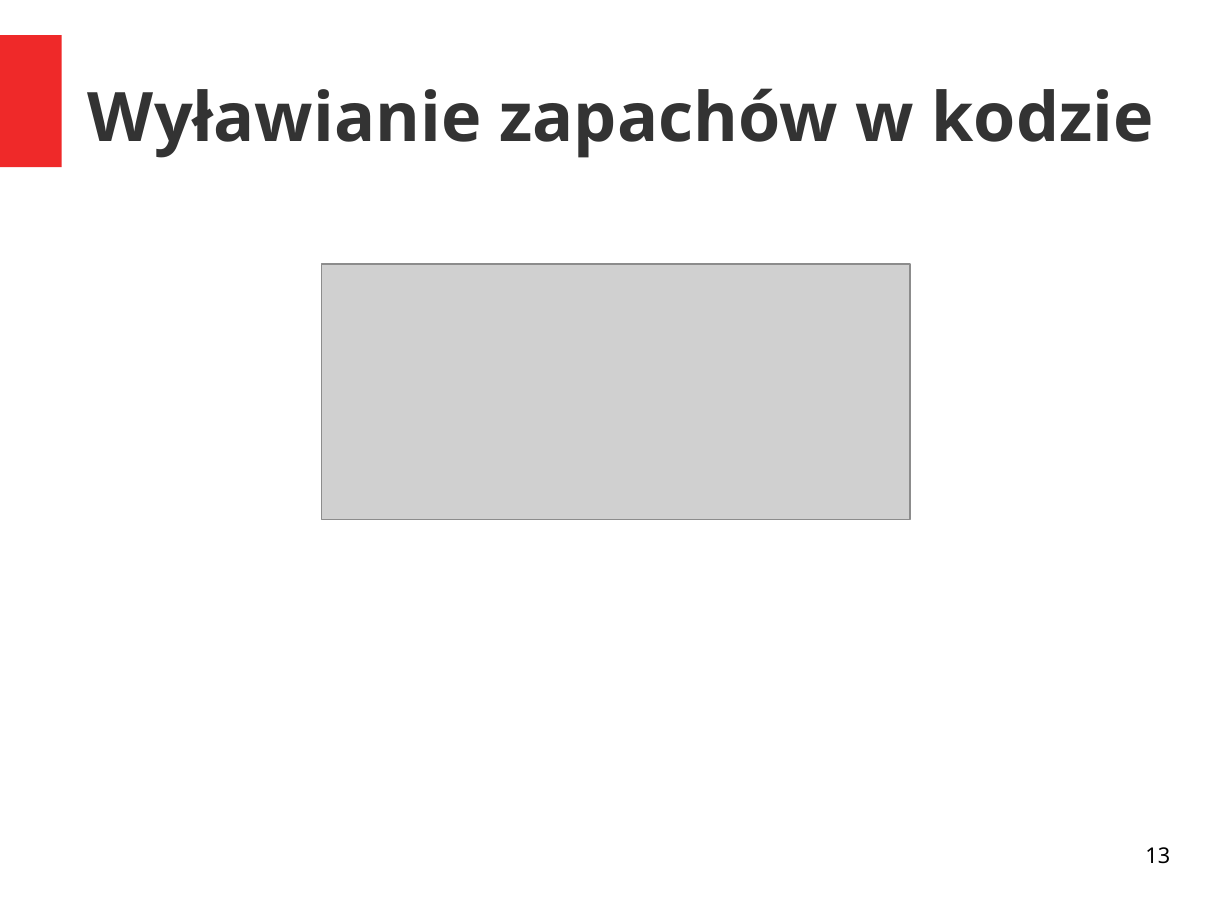
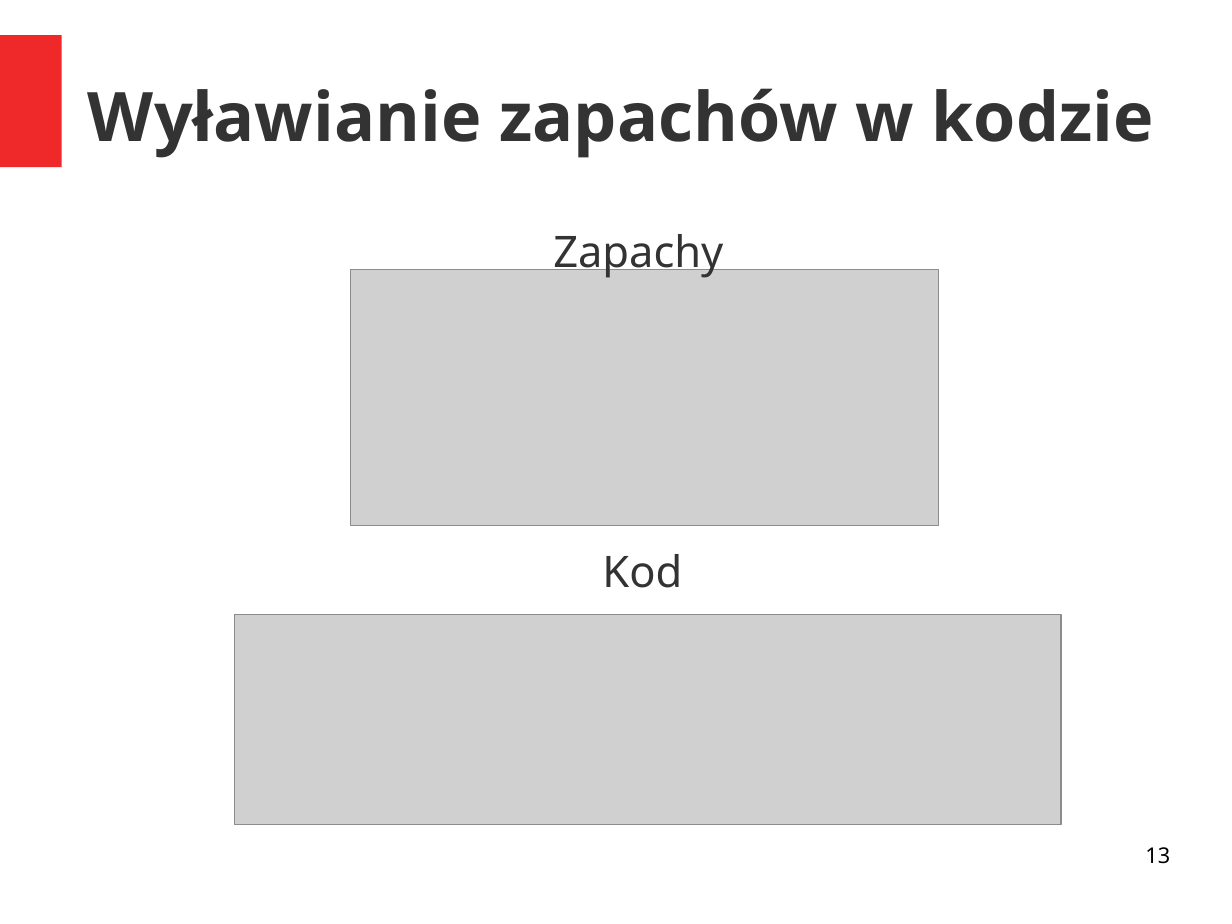
Before and after one commit to mmazepa/zjprog_egzamin, a slide deck: slide 13 of prezentacja/prezentacja.odp. Drawn at 1232x924 pixels with LibreOffice and Linux fonts; fonts in the diff are those of the drawing; grey boxes stand for pictures. Boxes give left, top, right and bottom in pixels: in the first picture for what was removed or moved away, otherwise in the second. Text is boxed around its words. In the diff, an @@ line names an element or a change of style, - is before the commit and + after.

```diff
--- a/prezentacja/prezentacja.odp
+++ b/prezentacja/prezentacja.odp
@@ text added at bbox=[553, 234, 723, 279], 28 pt, text #333333 @@
+Zapachy
@@ picture: place and size @@
-picture at bbox=[322, 264, 910, 520]
+picture at bbox=[351, 269, 939, 525]
@@ text added at bbox=[602, 554, 682, 588], 28 pt, text #333333 @@
+Kod
@@ picture added at bbox=[235, 615, 1062, 824] @@
```
Also in this commit, not shown: 1 slide added.
